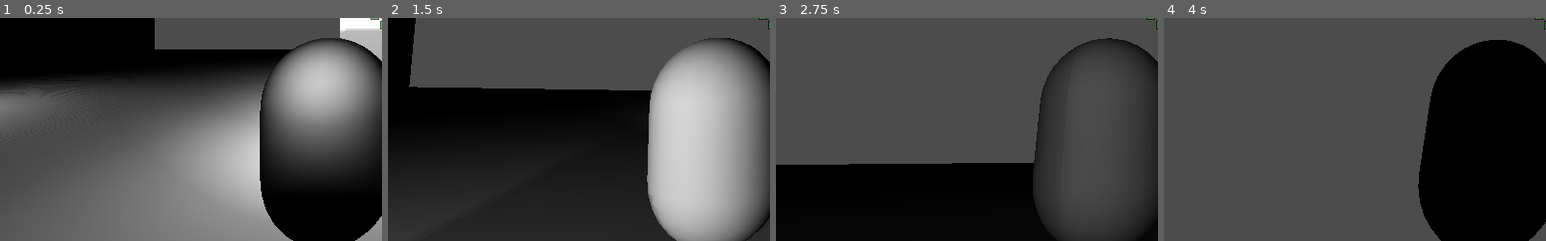
Above: before the commit, frames 1-4 (left to right).
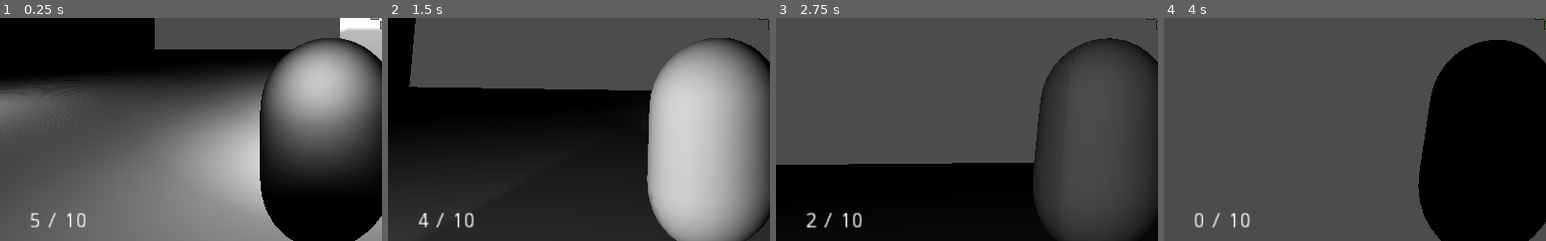
Above: after the commit, the same moments.

Repository: brennosouza/VS-Stealth
Game: Godot game, scene res://scenes/levels/test_level.tscn
The game is run twice, just before and just after one commit, with the same random seed, the same clock (stepped at 60 frames per second) and the same inputs.
Inputs (mouse positions are % of the whole screen's width and height, from its top left):
- Up to frame 1 (0.25 s): no input
- Up to frame 2 (1.5 s): move the mouse to (55, 50) at 0.52 s; hold Up (ui_up) from 0.53 s (still down); click (55, 50) at 0.6 s; move the mouse to (45, 50) at 1.27 s; tap Ctrl (crouch) at 1.35 s
- Up to frame 3 (2.75 s): keep holding Up (ui_up); click (45, 50) at 1.55 s; move the mouse to (52, 48) at 2.02 s; hold F (flashlight) from 2.03 s (still down); click (52, 48) at 2.3 s
- Up to frame 4 (4 s): keep holding Up (ui_up); move the mouse to (49, 52) at 2.77 s; release F (flashlight) at 2.78 s; click (49, 52) at 2.85 s; move the mouse to (57, 51) at 3.52 s; hold Shift (sprint) from 3.53 s (still down); click (57, 51) at 3.8 s
The pictures show only the part of the screen within x 0-50%, y 50-100%; the shares and areas given below are measured in that part.

The runs differ from the first frame. In frame 1, 0.3% of the frame differs, in the area x 8-23%, y 87-95%; in frame 2, 0.3%; in frame 3, 0.4%; in frame 4, 0.3%.

Commit message:
Ammo counter and using up ammo

Diff:
--- a/scenes/UI/Player/HUD.tscn
+++ b/scenes/UI/Player/HUD.tscn
@@ -59,3 +59,36 @@
 texture = ExtResource( 3 )
 expand = true
 stretch_mode = 5
+
+[node name="HBoxContainer" type="HBoxContainer" parent="."]
+anchor_left = 0.0381421
+anchor_top = 0.955903
+anchor_right = 0.0381421
+anchor_bottom = 0.955903
+margin_top = -40.0
+margin_right = 40.0
+rect_scale = Vector2( 2, 2 )
+custom_constants/separation = 5
+__meta__ = {
+"_edit_use_anchors_": true
+}
+
+[node name="labelCurrentAmmo" type="Label" parent="HBoxContainer"]
+margin_top = 13.0
+margin_right = 8.0
+margin_bottom = 27.0
+text = "5"
+
+[node name="labelDivider" type="Label" parent="HBoxContainer"]
+margin_left = 13.0
+margin_top = 13.0
+margin_right = 18.0
+margin_bottom = 27.0
+text = "/"
+
+[node name="labelAmmoLeft" type="Label" parent="HBoxContainer"]
+margin_left = 23.0
+margin_top = 13.0
+margin_right = 39.0
+margin_bottom = 27.0
+text = "10"
--- /dev/null
+++ b/scenes/characters/Gun.gd
@@ -0,0 +1,15 @@
+extends Spatial
+
+
+var current_ammo = 5
+var remaining_mags = 10
+
+
+# Called when the node enters the scene tree for the first time.
+func _ready():
+	pass # Replace with function body.
+
+
+# Called every frame. 'delta' is the elapsed time since the previous frame.
+#func _process(delta):
+#	pass
--- a/scenes/characters/Player.gd
+++ b/scenes/characters/Player.gd
@@ -26,6 +26,13 @@
 var original_wait_time
 
 var tempaudioplayer = preload("res://scenes/AudioHolder.tscn")
+
+####
+#Ammo and bullet stuff
+var current_ammo = 5
+onready var current_ammo_label = $HUD/HBoxContainer/labelCurrentAmmo
+var mag_size = 5
+var remaining_mags = 10
 
 
 ## accumulators
@@ -112,34 +119,38 @@
 #	print_debug($MeshInstance.rotation.y)
 
 	if Input.is_action_just_pressed("shoot"):
-		$Camroot/Helper/Camera/Gun/audiobullet.play()
-
-		$Camroot/Helper/Camera/Gun/AnimationPlayer.play("muzzle_flash")
-
-		if $Camroot/Helper/Camera/RayCast.is_colliding():
-			var collider = $Camroot/Helper/Camera/RayCast.get_collider()
-			var collisionpoint = $Camroot/Helper/Camera/RayCast.get_collision_point()
-
-			var impactsound = tempaudioplayer.instance()
-			impactsound.global_transform.origin = collisionpoint
-
-			if collider.is_in_group("metal"):
-				impactsound.stream = preload("res://audio/bullet hit sounds/Bullet Hits/Metal/MetalHit 2.wav")
-
-			get_tree().get_root().add_child(impactsound)
-			impactsound.play()
-
-			if collider is RigidBody:
-				print_debug(collisionpoint.normalized())
-#				collider.apply_central_impulse(-$Camroot/Helper/Camera/RayCast.get_collision_normal() * 5 ) # 5 would be the bullet's speed/strength, get it from a variable if needed
-				collider.apply_impulse(collisionpoint.normalized(), -$Camroot/Helper/Camera/RayCast.get_collision_normal() * 50 ) # 5 would be the bullet's speed/strength, get it from a variable if needed
-#				collider.apply_impulse(collisionpoint, Vector3(-$Camroot/Helper/Camera/RayCast.get_collision_normal().x, -$Camroot/Helper/Camera/RayCast.get_collision_normal().y, -$Camroot/Helper/Camera/RayCast.get_collision_normal().z) * 5 ) # 5 would be the bullet's speed/strength, get it from a variable if needed
-
-			if collider.is_in_group("rope"):
-				collider.get_parent().queue_free()
-
-		$Camroot/Helper.rotate_x(0.2)
-		$Camroot.camrot_v += 5
+		if current_ammo > 0:
+			$Camroot/Helper/Camera/Gun/audiobullet.play()
+
+			$Camroot/Helper/Camera/Gun/AnimationPlayer.play("muzzle_flash")
+
+			current_ammo -= 1
+			current_ammo_label.text = str(current_ammo)
+
+			if $Camroot/Helper/Camera/RayCast.is_colliding():
+				var collider = $Camroot/Helper/Camera/RayCast.get_collider()
+				var collisionpoint = $Camroot/Helper/Camera/RayCast.get_collision_point()
+
+				var impactsound = tempaudioplayer.instance()
+				impactsound.global_transform.origin = collisionpoint
+
+				if collider.is_in_group("metal"):
+					impactsound.stream = preload("res://audio/bullet hit sounds/Bullet Hits/Metal/MetalHit 2.wav")
+
+				get_tree().get_root().add_child(impactsound)
+				impactsound.play()
+
+				if collider is RigidBody:
+					print_debug(collisionpoint.normalized())
+	#				collider.apply_central_impulse(-$Camroot/Helper/Camera/RayCast.get_collision_normal() * 5 ) # 5 would be the bullet's speed/strength, get it from a variable if needed
+					collider.apply_impulse(collisionpoint.normalized(), -$Camroot/Helper/Camera/RayCast.get_collision_normal() * 50 ) # 5 would be the bullet's speed/strength, get it from a variable if needed
+	#				collider.apply_impulse(collisionpoint, Vector3(-$Camroot/Helper/Camera/RayCast.get_collision_normal().x, -$Camroot/Helper/Camera/RayCast.get_collision_normal().y, -$Camroot/Helper/Camera/RayCast.get_collision_normal().z) * 5 ) # 5 would be the bullet's speed/strength, get it from a variable if needed
+
+				if collider.is_in_group("rope"):
+					collider.get_parent().queue_free()
+
+			$Camroot/Helper.rotate_x(0.2)
+			$Camroot.camrot_v += 5
 
 #		$Camroot/Helper.rotation_degrees.x = lerp($Camroot/Helper.rotation_degrees.x, $Camroot/Helper.rotation_degrees.x-5.05, delta )
 
@@ -204,6 +215,9 @@
 
 
 
+func reload():
+	if current_ammo < mag_size and remaining_mags > 0:
+		reload()
 
 
 
--- a/scenes/characters/Player.tscn
+++ b/scenes/characters/Player.tscn
@@ -1,8 +1,9 @@
-[gd_scene load_steps=11 format=2]
+[gd_scene load_steps=12 format=2]
 
 [ext_resource path="res://scenes/characters/Player.gd" type="Script" id=1]
 [ext_resource path="res://audio/footstep.wav" type="AudioStream" id=2]
 [ext_resource path="res://scenes/UI/Player/HUD.tscn" type="PackedScene" id=3]
+[ext_resource path="res://scenes/characters/Gun.gd" type="Script" id=4]
 [ext_resource path="res://audio/colt.wav" type="AudioStream" id=5]
 [ext_resource path="res://scenes/characters/Camroot.gd" type="Script" id=6]
 
@@ -44,7 +45,7 @@
 "times": PoolRealArray( 0.3 )
 }
 
-[node name="KinematicBody" type="KinematicBody" groups=[
+[node name="Player" type="KinematicBody" groups=[
 "player",
 ]]
 transform = Transform( -1, 0, 8.9407e-08, 0, 1, 0, -8.9407e-08, 0, -1, 0, 0, 0 )
@@ -78,6 +79,7 @@
 
 [node name="Gun" type="Spatial" parent="Camroot/Helper/Camera"]
 transform = Transform( 1, 0, 0, 0, 1, 0, 0, 0, 1, 0, 0, -6.33317 )
+script = ExtResource( 4 )
 
 [node name="MeshInstance" type="MeshInstance" parent="Camroot/Helper/Camera/Gun"]
 transform = Transform( 0.120872, 0, 0, 0, -5.28348e-09, 0.120872, 0, -0.120872, -5.28348e-09, 0, 0, 0 )
